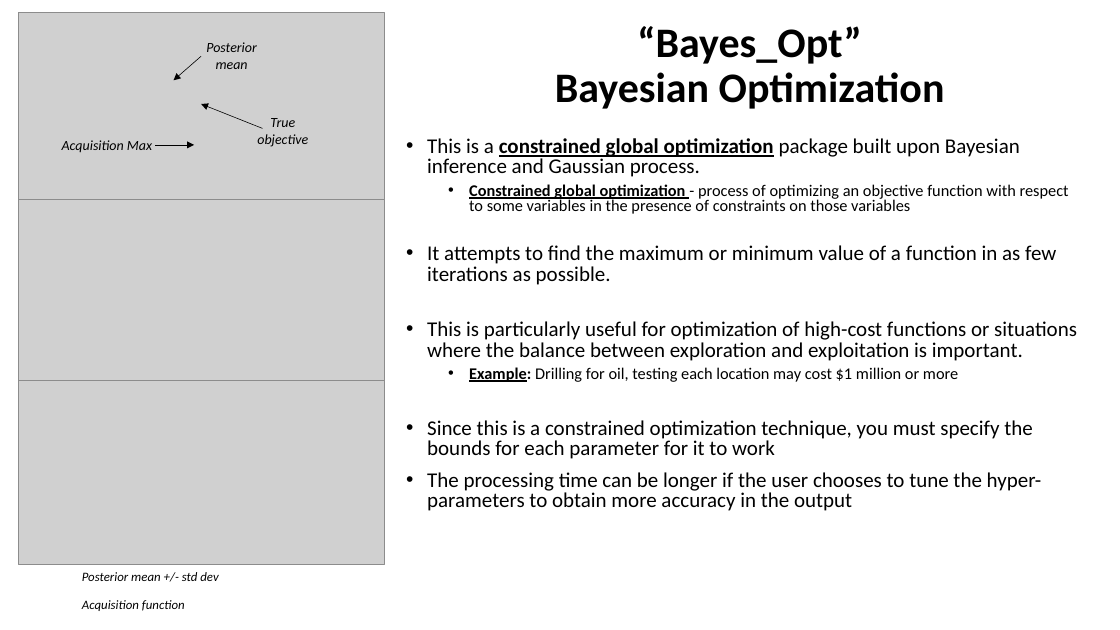
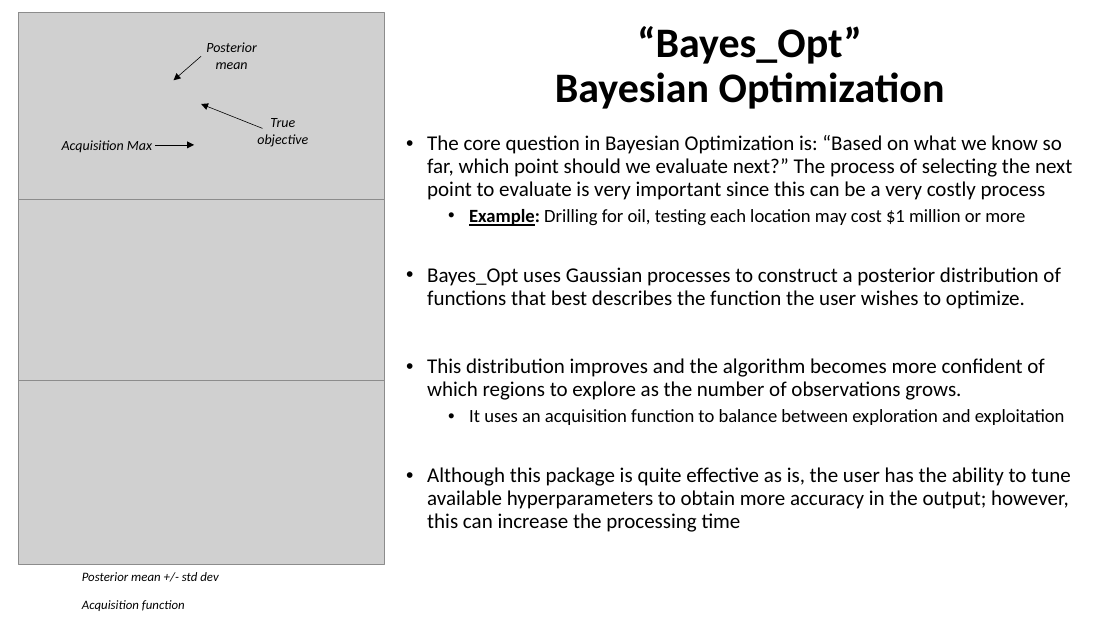
Before and after one commit to Optimistic-Optimizers/Black-Box-Optimization, a slide deck: slide 4 of Exploring Various Optimizers (1).pptx. Drawn at 1120x630 pixels with LibreOffice and Linux fonts; fonts in the diff are those of the drawing; grey boxes stand for pictures; background and template pictures are left out. Boxes give left, top, right and bottom in pixels: in the first picture for what was removed or moved away, otherwise in the second. Text is boxed around its words. In the diff, an @@ line names an element or a change of style, - is before the commit and + after.

Commit message:
Updating with minor changes to the presentation.

```diff
--- a/Exploring Various Optimizers (1).pptx
+++ b/Exploring Various Optimizers (1).pptx
@@ text at (x1=427, y1=135, x2=1072, y2=200): text changed @@
-• This is a constrained global optimization package built upon Bayesian inference and Gaussian process.
-  • Constrained global optimization - process of optimizing an objective function with respect to some variables in the presence of constraints on those variables
-• It attempts to find the maximum or minimum value of a function in as few iterations as possible.
-• This is particularly useful for optimization of high-cost functions or situations where the balance between exploration and exploitation is important.
+• The core question in Bayesian Optimization is: “Based on what we know so far, which point should we evaluate next?” The process of selecting the next point to evaluate is very important since this can be a very costly process
@@ text at (x1=469, y1=209, x2=1025, y2=226): size 14 to 16 pt in "Example: Drilling for oil, testing each location ..."; line spacing 0.8 to 0.9 @@
@@ text at (x1=427, y1=267, x2=1070, y2=532): text changed @@
-  • Since this is a constrained optimization technique, you must specify the bounds for each parameter for it to work
-  • The processing time can be longer if the user chooses to tune the hyper-parameters to obtain more accuracy in the output
+• Bayes_Opt uses Gaussian processes to construct a posterior distribution of functions that best describes the function the user wishes to optimize.
+• This distribution improves and the algorithm becomes more confident of which regions to explore as the number of observations grows.
+  • It uses an acquisition function to balance between exploration and exploitation
+  • Although this package is quite effective as is, the user has the ability to tune available hyperparameters to obtain more accuracy in the output; however, this can increase the processing time
```
Also in this commit, not shown: 1 slide removed.
